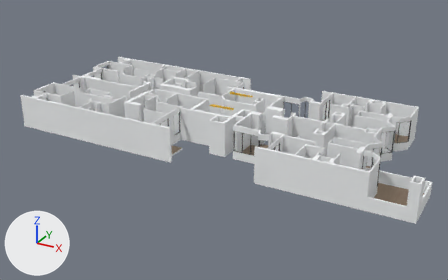
An edit to the glTF model public/models/PISOS/planta-6.glb, drawn before and after from the same camera.
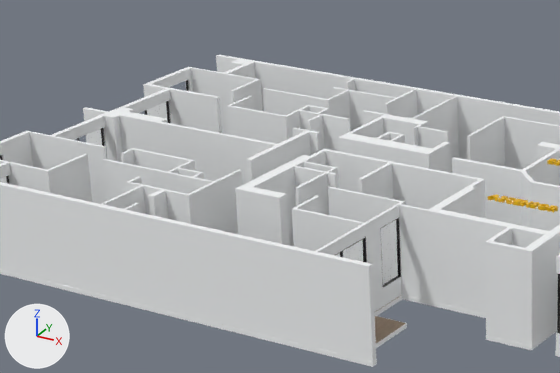
The first picture shows the older version from a 50 mm lens placed at (25.0, -47.4, 23.0), pointed at (-0.4, -1.0, -0.2). The close-ups show both versions on the part from 10% to 52% of the width and 14% to 59% of the height of that picture; other places that the commit changed are outside them. The lights are fixed; the arrows at lower left show +X, +Y and +Z.

In view in the first close-up: 'Component_57', 'tipo-1'.
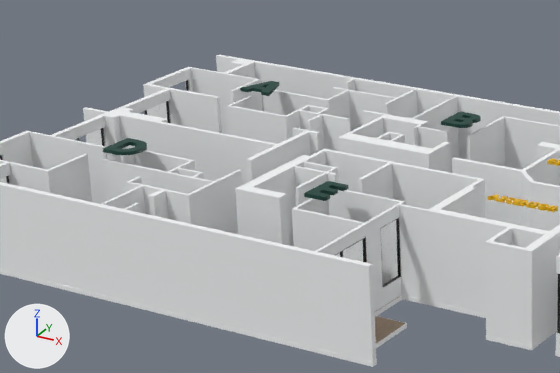
Location of each change, [x1, y1, x2, y2] in pixels of the close-ups (560 x 373 px):
'Text.003', added: after [103, 138, 147, 155]
'Text.004', added: after [304, 181, 348, 201]
'Text.001', added: after [441, 112, 481, 128]
'Text', added: after [240, 81, 279, 96]

The change in detail:
Material 'Material.019' (mat_material_019) is new.
Its base color is (0.000911, 0.0497, 0.0356) (dark cyan #033f35).
Material 'Material.018' (mat_material_018) is new.
Its base color is (0.000911, 0.0497, 0.0356) (dark cyan #033f35).
Material 'Material.016' (mat_material_016) is new.
Its base color is (0.000911, 0.0497, 0.0356) (dark cyan #033f35).
Mesh me_text_004 is new.
It has 24 vertices, 44 faces and spans x 0.099..0.871, y -0.01..1.239, z -0.06..0.06.
It uses material mat_material_019 (dark cyan #033f35).
Mesh me_text_003 is new.
It has 252 vertices, 504 faces and spans x 0.099..1.223, y -0.01..1.239, z -0.06..0.06.
It uses material mat_material_018 (dark cyan #033f35).
Mesh me_text_001 is new.
It has 402 vertices, 812 faces and spans x 0.099..1.099, y -0.01..1.239, z -0.06..0.06.
It uses material mat_material_016 (dark cyan #033f35).
Mesh me_text is new.
It has 22 vertices, 44 faces and spans x 0.014..1.278, y -0.01..1.239, z -0.06..0.06.
It uses material mat_material_015 (picture img_madera_1).
Object 'Text.004' (ob_text_004) is new; it shows me_text_004.
Its location is (-6.47, -4.51, 3.39).
Object 'Text.003' (ob_text_003) is new; it shows me_text_003.
Its location is (-14.67, -4.25, 3.39).
Object 'Text.001' (ob_text_001) is new; it shows me_text_001.
Its location is (-6.47, 3.51, 3.39).
Object 'Text' (ob_text) is new; it shows me_text.
Its location is (-14.73, 3.34, 3.39).
